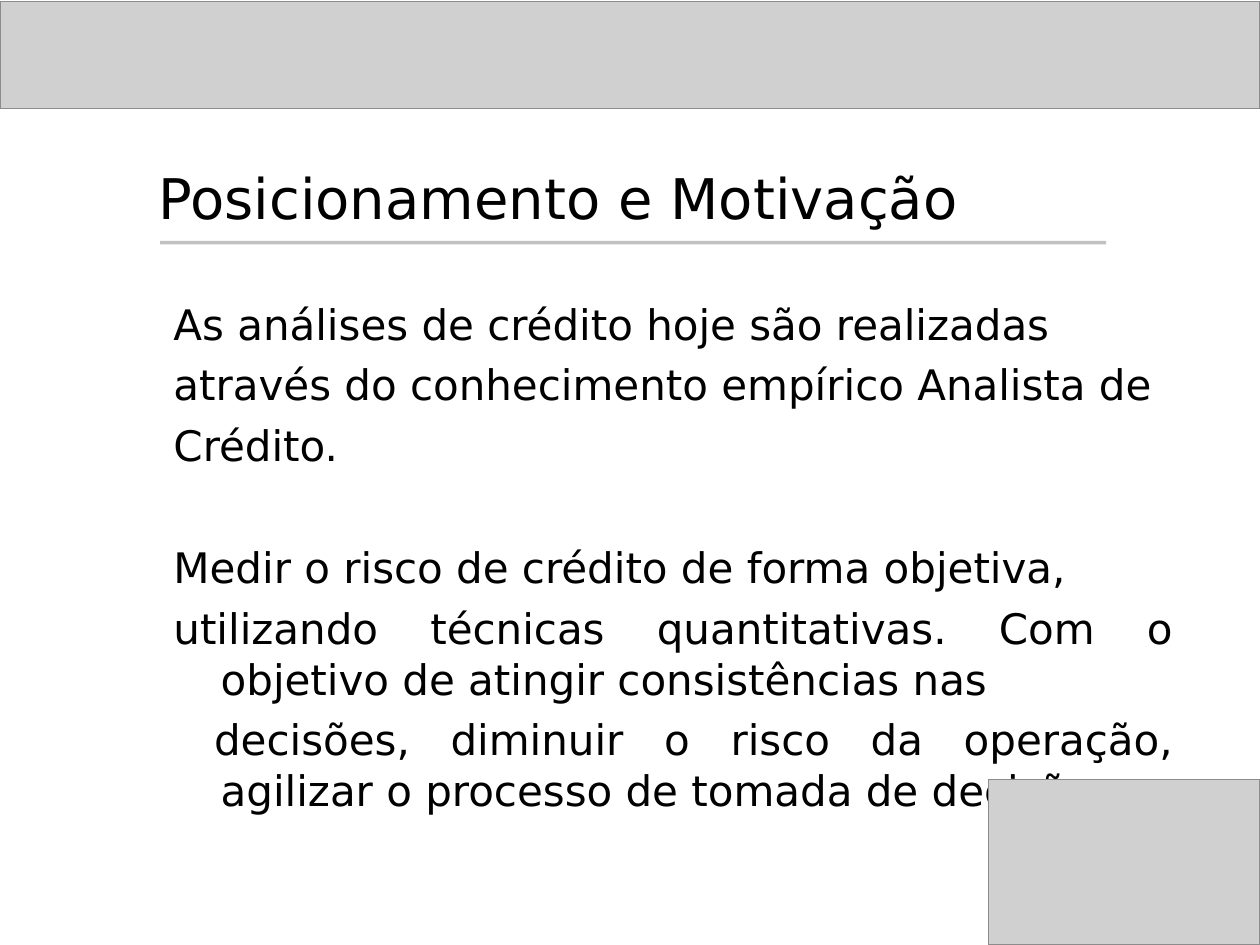
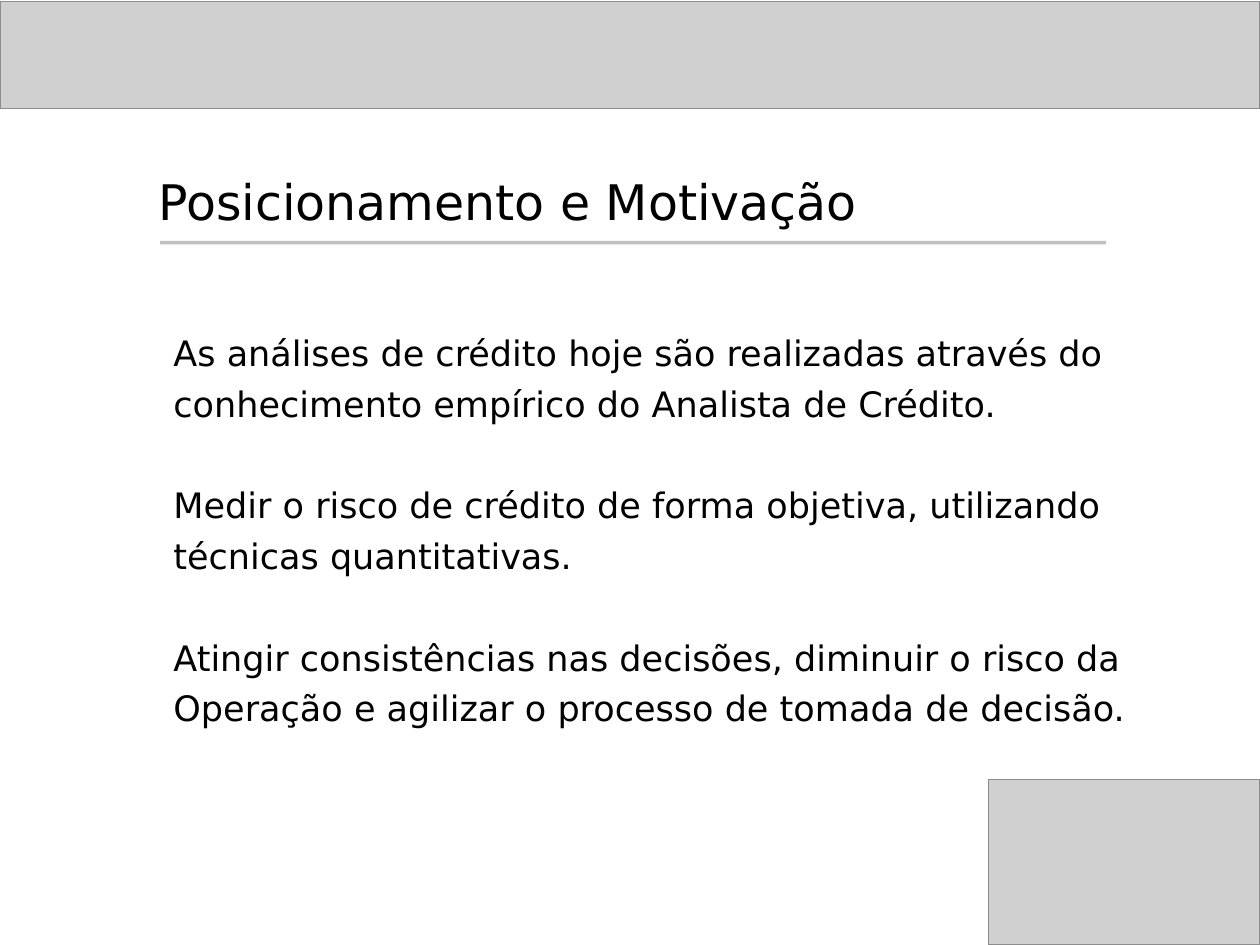
Before and after one commit to rcabral/creditanalyst, a slide deck: slide 3 of Apresentacao_Hermes/Apresentacao_Hermes.ppt. Drawn at 1260x945 pixels with LibreOffice and Linux fonts; fonts in the diff are those of the drawing; grey boxes stand for pictures; background and template pictures are left out. Boxes give left, top, right and bottom in pixels: in the first picture for what was removed or moved away, otherwise in the second. Text is boxed around its words. In the diff, an @@ line names an element or a change of style, - is before the commit and + after.

```diff
--- a/Apresentacao_Hermes/Apresentacao_Hermes.ppt
+++ b/Apresentacao_Hermes/Apresentacao_Hermes.ppt
@@ text "Posicionamento e Motivação" at (x1=159, y1=182, x2=857, y2=230): size 32 to 28 pt @@
@@ text at (x1=173, y1=338, x2=1124, y2=729): text changed; size 24 to 20 pt @@
-As análises de crédito hoje são realizadas
-através do conhecimento empírico Analista de
-Crédito.
-Medir o risco de crédito de forma objetiva,
-utilizando técnicas quantitativas. Com o objetivo de atingir consistências nas
-decisões, diminuir o risco da operação, agilizar o processo de tomada de decisão.
+As análises de crédito hoje são realizadas através do
+conhecimento empírico do Analista de Crédito.
+Medir o risco de crédito de forma objetiva, utilizando
+técnicas quantitativas.
+Atingir consistências nas decisões, diminuir o risco da
+Operação e agilizar o processo de tomada de decisão.
```
Also in this commit, not shown: 18 other slides changed.
